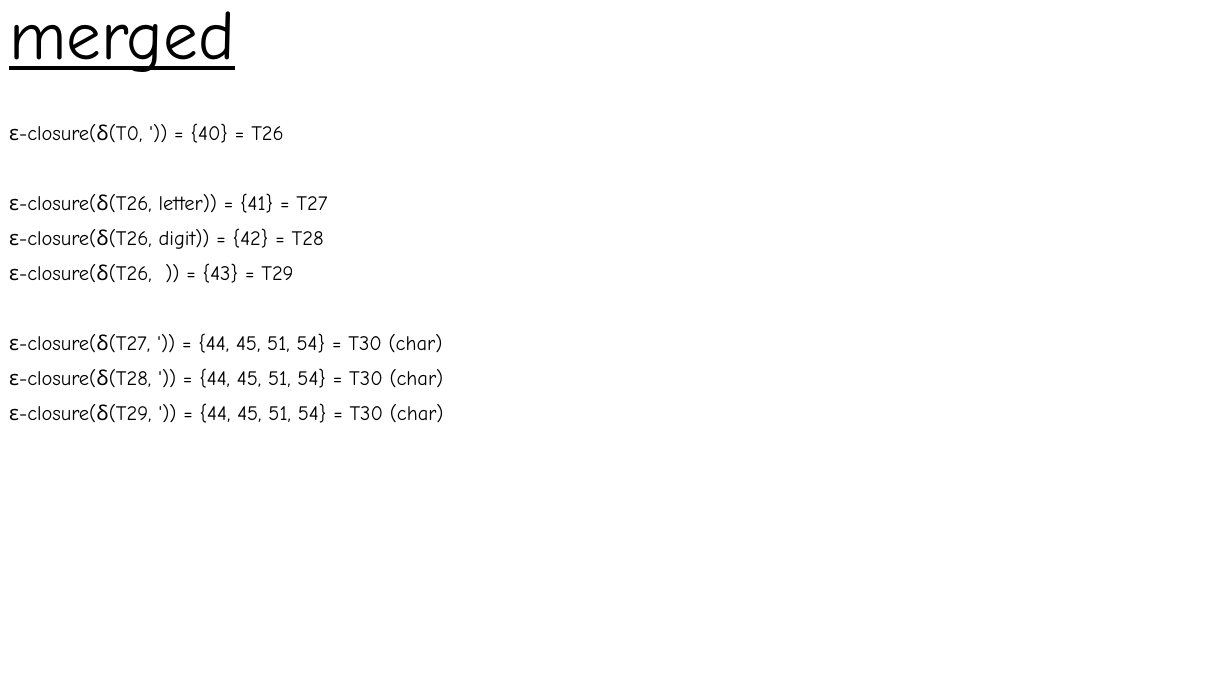
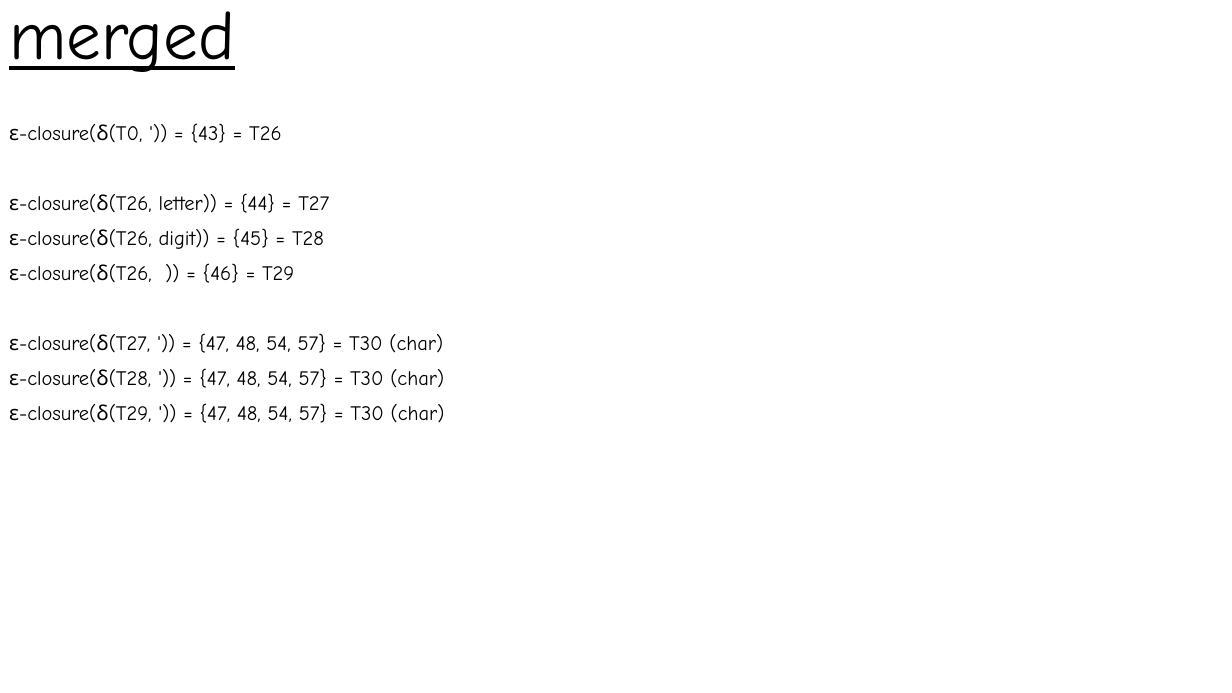
Before and after one commit to Absy-Serendipity/compiler, a slide deck: slide 41 of regular expression/NFA_DFA.pptx (slide 38 before the commit). Drawn at 1232x693 pixels with LibreOffice and Linux fonts; fonts in the diff are those of the drawing. Boxes give left, top, right and bottom in pixels: in the first picture for what was removed or moved away, otherwise in the second. Text is boxed around its words. In the diff, an @@ line names an element or a change of style, - is before the commit and + after.

```diff
--- a/regular expression/NFA_DFA.pptx
+++ b/regular expression/NFA_DFA.pptx
@@ text at (9, 123, 445, 423): text changed @@
-ε-closure(δ(T0, ')) = {40} = T26
-ε-closure(δ(T26, letter)) = {41} = T27
-ε-closure(δ(T26, digit)) = {42} = T28
-ε-closure(δ(T26, )) = {43} = T29
-ε-closure(δ(T27, ')) = {44, 45, 51, 54} = T30 (char)
-ε-closure(δ(T28, ')) = {44, 45, 51, 54} = T30 (char)
-ε-closure(δ(T29, ')) = {44, 45, 51, 54} = T30 (char)
+ε-closure(δ(T0, ')) = {43} = T26
+ε-closure(δ(T26, letter)) = {44} = T27
+ε-closure(δ(T26, digit)) = {45} = T28
+ε-closure(δ(T26, )) = {46} = T29
+ε-closure(δ(T27, ')) = {47, 48, 54, 57} = T30 (char)
+ε-closure(δ(T28, ')) = {47, 48, 54, 57} = T30 (char)
+ε-closure(δ(T29, ')) = {47, 48, 54, 57} = T30 (char)
```
Also in this commit, not shown: 13 other slides changed, 6 slides added, 3 slides removed, 26 other files.
